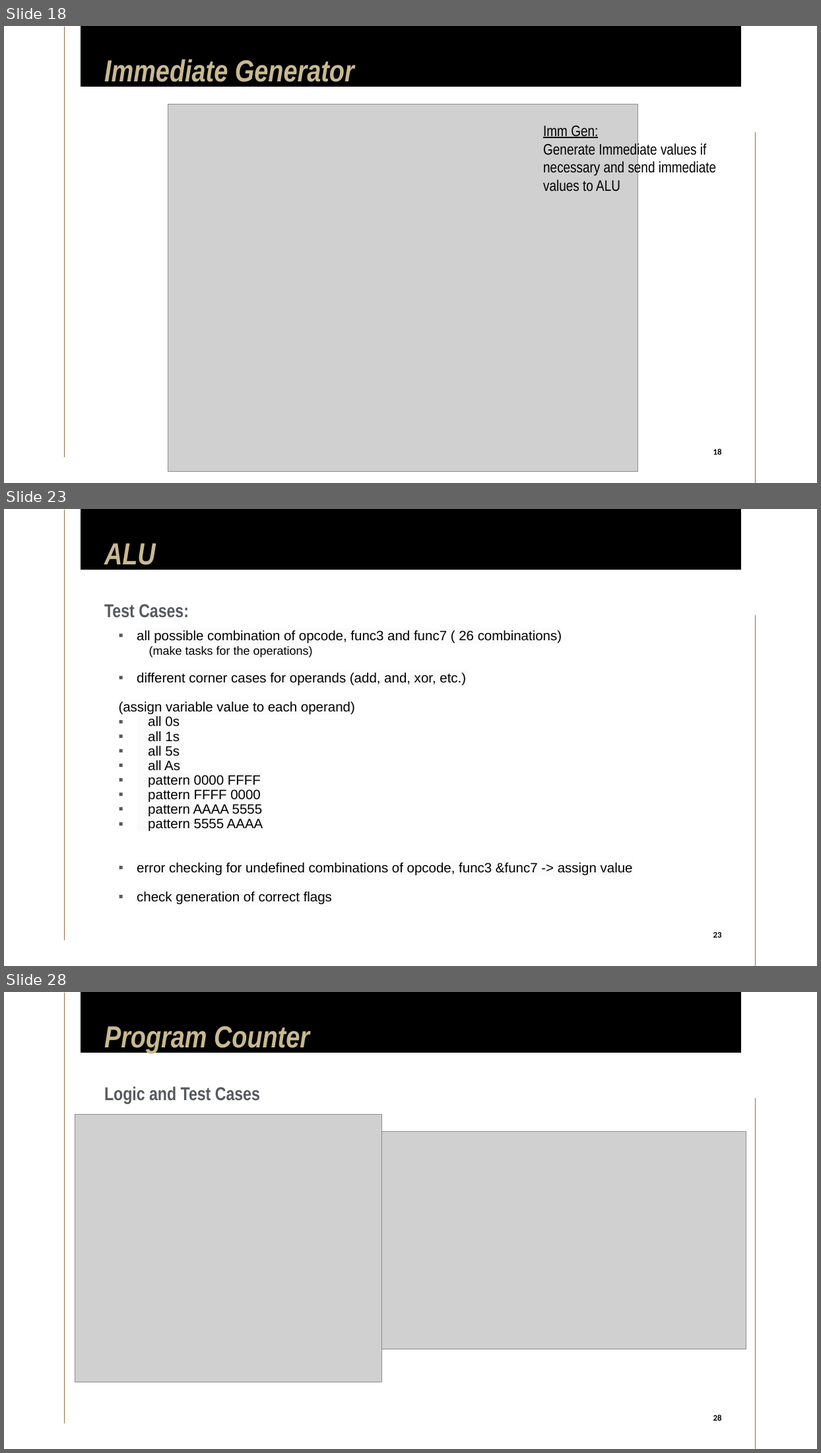
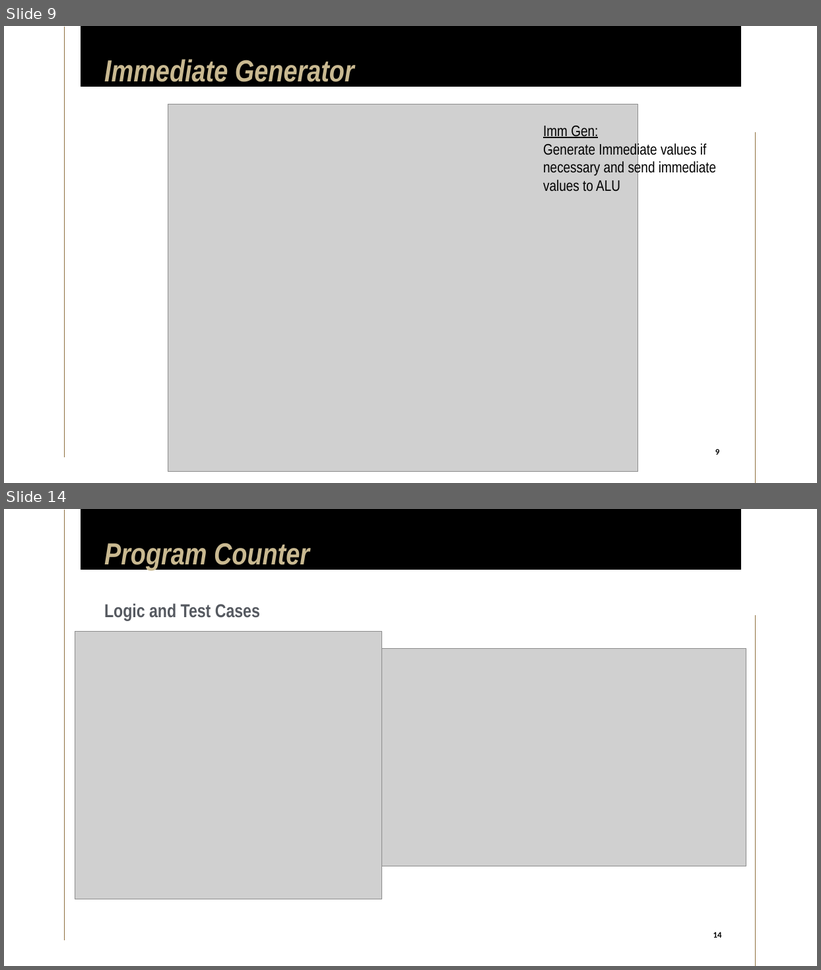
Before and after one commit to limichael246/STARS_2024, a slide deck: Project_Proposal.pptx. Shown one above the other, each under a label of ours: slides 18, 23 and 28 before the commit, slides 9 and 14 after it; the slides between them are not shown. The pictures are 821x1453 and 821x970 pixels, drawn with LibreOffice and Linux fonts; fonts in the diff are those of the drawing; grey boxes stand for pictures. Boxes give left, top, right and bottom in pixels: in the first picture for what was removed or moved away, otherwise in the second. Text is boxed around its words. In the diff, an @@ line names an element or a change of style, - is before the commit and + after.

```diff
--- a/Project_Proposal.pptx
+++ b/Project_Proposal.pptx
@@ slide 23 removed at (4, 509, 817, 966), background #FFFFFF; not listed: 3 template elements that a slide beside it also shows @@
@@ title removed at (104, 543, 156, 570) @@
-ALU
@@ subtitle removed at (104, 604, 189, 618) @@
-Test Cases:
@@ text removed at (119, 630, 633, 905) @@
-▪ all possible combination of opcode, func3 and func7 ( 26 combinations)
-(make tasks for the operations)
-▪ different corner cases for operands (add, and, xor, etc.)
-(assign variable value to each operand)
-▪ all 0s
-▪ all 1s
-▪ all 5s
-▪ all As
-▪ pattern 0000 FFFF
-▪ pattern FFFF 0000
-▪ pattern AAAA 5555
-▪ pattern 5555 AAAA
-▪ error checking for undefined combinations of opcode, func3 &func7 -> assign value
-▪ check generation of correct flags
@@ page number removed at (708, 927, 727, 942) @@
-23
@@ what was slide 18 is now slide 9 @@
@@ page number at (715, 449, 719, 455): text changed @@
-18
+9
@@ what was slide 28 is now slide 14 @@
@@ page number at (714, 932, 722, 938): text changed @@
-28
+14
```
Also in this commit, not shown: 7 slides changed, 5 slides added, 25 other slides removed.
